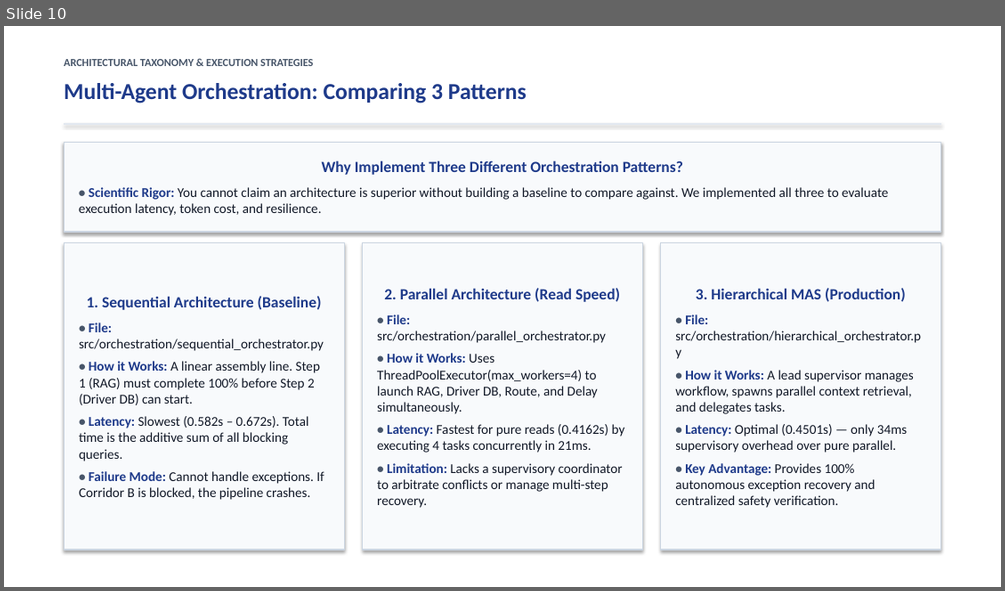
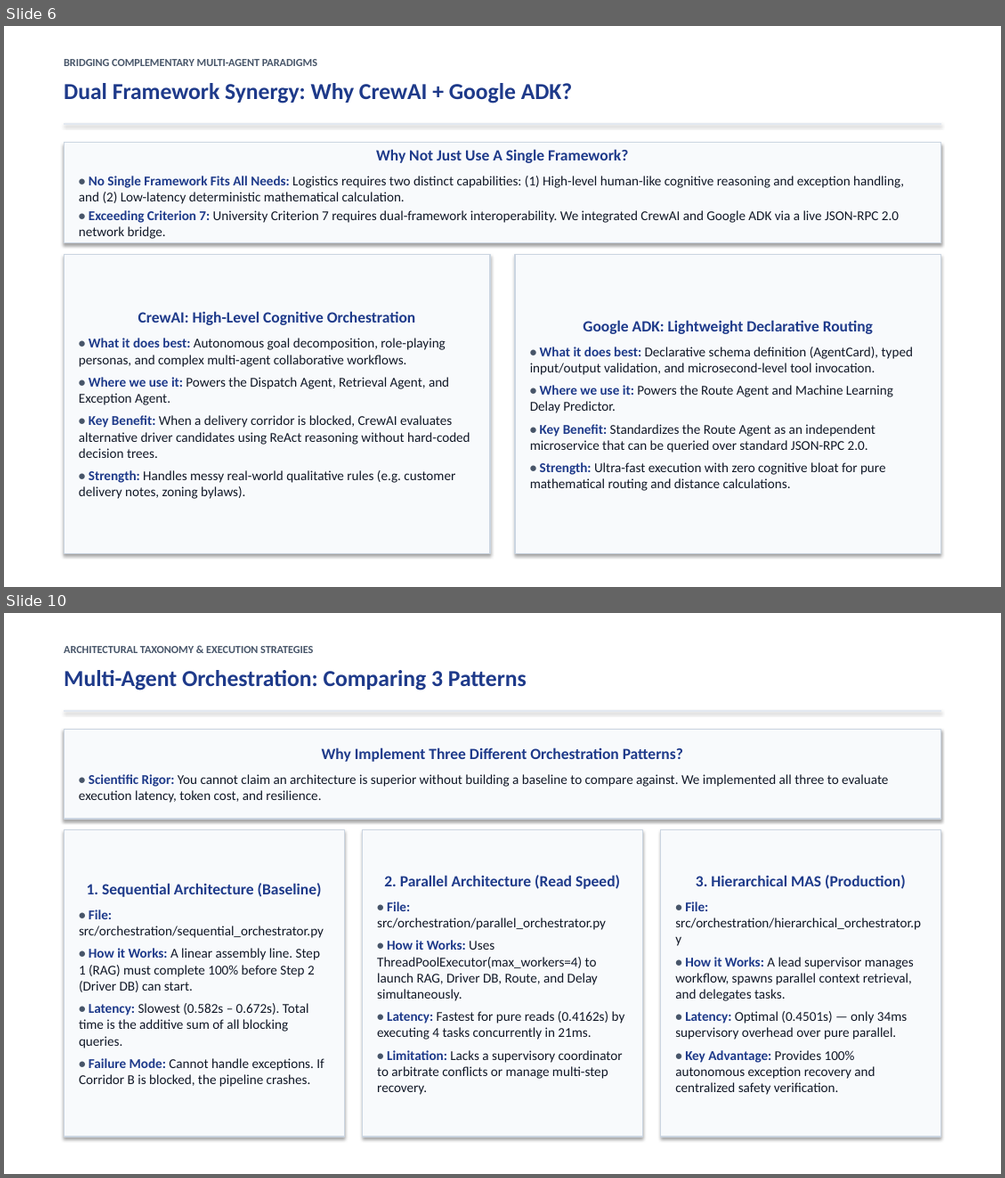
Before and after one commit to Akshat5091/DeliveryFleet-MAS, a slide deck: Eval 2 Documents/DeliveryFleet_MAS_Evaluation2_Master_Presentation.pptx. Shown one above the other, each under a label of ours: slide 10 before the commit, slides 6 and 10 after it; the slides between them are not shown. The pictures are 1005x591 and 1005x1178 pixels, drawn with LibreOffice and Linux fonts; fonts in the diff are those of the drawing. Boxes give left, top, right and bottom in pixels: in the first picture for what was removed or moved away, otherwise in the second. Text is boxed around its words. In the diff, an @@ line names an element or a change of style, - is before the commit and + after.

Commit message:
feat: split coverage matrix into two clean human-style slides in master presentation and refresh archives

```diff
--- a/Eval 2 Documents/DeliveryFleet_MAS_Evaluation2_Master_Presentation.pptx
+++ b/Eval 2 Documents/DeliveryFleet_MAS_Evaluation2_Master_Presentation.pptx
@@ slide 6 added at bbox=[4, 26, 1001, 587], background #FFFFFF @@
@@ text added at bbox=[64, 59, 317, 66], 10.5 pt, text #475569, bold @@
+BRIDGING COMPLEMENTARY MULTI-AGENT PARADIGMS
@@ text added at bbox=[64, 83, 573, 103], 22 pt, text #1E3A8A, bold @@
+Dual Framework Synergy: Why CrewAI + Google ADK?
@@ rectangle added at bbox=[64, 123, 941, 124], fill #E2E8F0, outline #E2E8F0 0.75 pt @@
@@ rectangle added at bbox=[64, 142, 941, 243], fill #F8FAFC, outline #CBD5E1 1 pt, 13 pt, text #111827 @@
+Why Not Just Use A Single Framework?
+• No Single Framework Fits All Needs: Logistics requires two distinct capabilities: (1) High-level human-like cognitive reasoning and exception handling, and (2) Low-latency deterministic mathematical calculation.
+• Exceeding Criterion 7: University Criterion 7 requires dual-framework interoperability. We integrated CrewAI and Google ADK via a live JSON-RPC 2.0 network bridge.
@@ rectangle added at bbox=[64, 254, 490, 553], fill #F8FAFC, outline #CBD5E1 1 pt, 13 pt, text #111827 @@
+CrewAI: High-Level Cognitive Orchestration
+• What it does best: Autonomous goal decomposition, role-playing personas, and complex multi-agent collaborative workflows.
+• Where we use it: Powers the Dispatch Agent, Retrieval Agent, and Exception Agent.
+• Key Benefit: When a delivery corridor is blocked, CrewAI evaluates alternative driver candidates using ReAct reasoning without hard-coded decision trees.
+• Strength: Handles messy real-world qualitative rules (e.g. customer delivery notes, zoning bylaws).
@@ rectangle added at bbox=[515, 254, 941, 553], fill #F8FAFC, outline #CBD5E1 1 pt, 13 pt, text #111827 @@
+Google ADK: Lightweight Declarative Routing
+• What it does best: Declarative schema definition (AgentCard), typed input/output validation, and microsecond-level tool invocation.
+• Where we use it: Powers the Route Agent and Machine Learning Delay Predictor.
+• Key Benefit: Standardizes the Route Agent as an independent microservice that can be queried over standard JSON-RPC 2.0.
+• Strength: Ultra-fast execution with zero cognitive bloat for pure mathematical routing and distance calculations.
```
Also in this commit, not shown: 5 slides changed, 8 other slides added, 8 slides removed, 5 other files.
